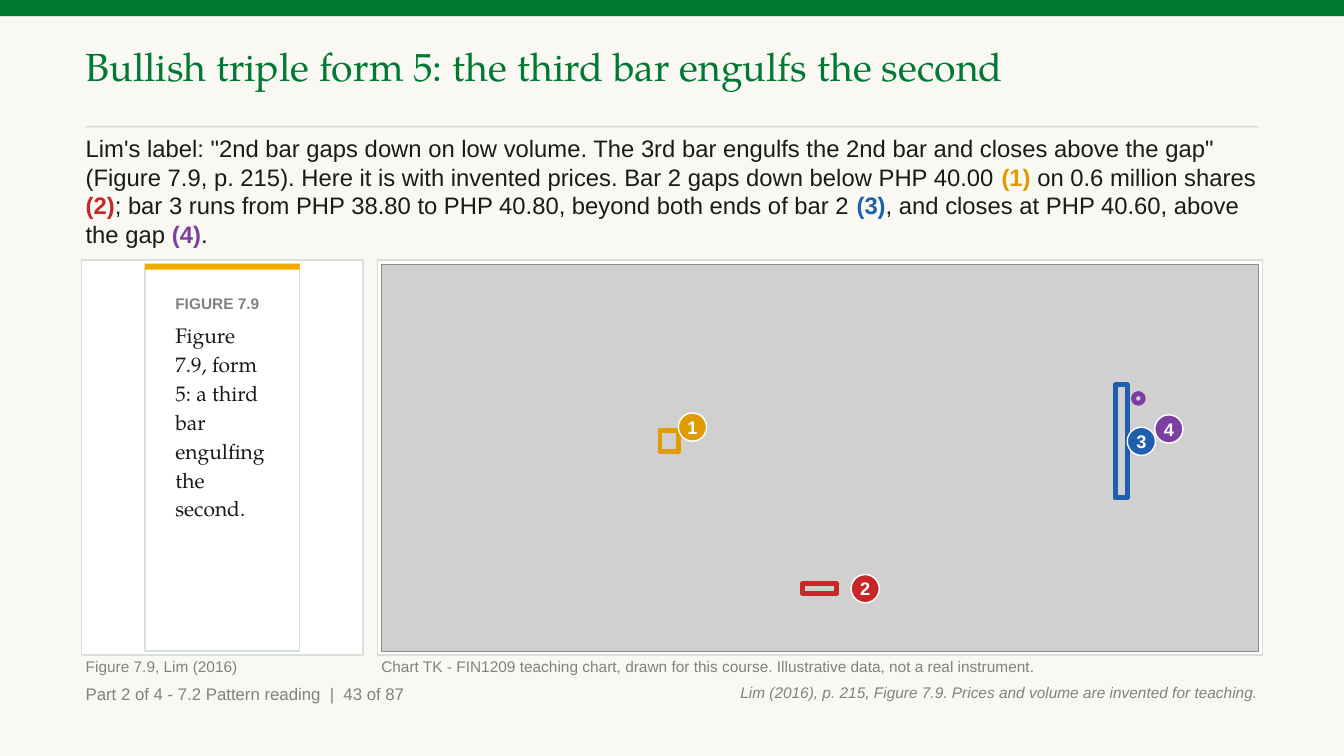
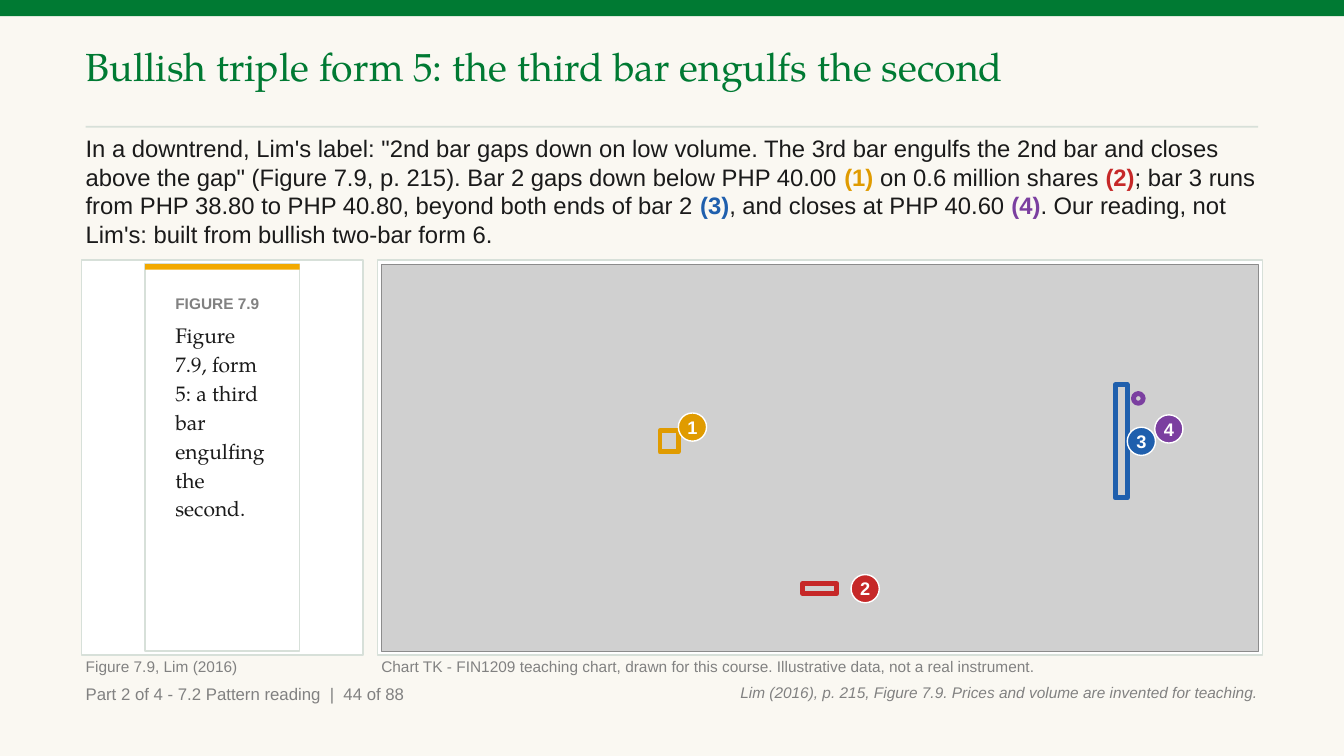
Before and after one commit to benjiesotelo-sudo/Telos_FIN1209, a slide deck: slide 90 of chapter-07/FIN1209-Chapter-07.pptx (slide 89 before the commit). Drawn at 1344x756 pixels with LibreOffice and Linux fonts; fonts in the diff are those of the drawing; grey boxes stand for pictures. Boxes give left, top, right and bottom in pixels: in the first picture for what was removed or moved away, otherwise in the second. Text is boxed around its words. In the diff, an @@ line names an element or a change of style, - is before the commit and + after.

```diff
--- a/chapter-07/FIN1209-Chapter-07.pptx
+++ b/chapter-07/FIN1209-Chapter-07.pptx
@@ text at <box>86,139,1255,244</box>: text changed @@
-Lim's label: "2nd bar gaps down on low volume. The 3rd bar engulfs the 2nd bar and closes above the gap" (Figure 7.9, p. 215). Here it is with invented prices. Bar 2 gaps down below PHP 40.00 (1) on 0.6 million shares (2); bar 3 runs from PHP 38.80 to PHP 40.80, beyond both ends of bar 2 (3), and closes at PHP 40.60, above the gap (4).
+In a downtrend, Lim's label: "2nd bar gaps down on low volume. The 3rd bar engulfs the 2nd bar and closes above the gap" (Figure 7.9, p. 215). Bar 2 gaps down below PHP 40.00 (1) on 0.6 million shares (2); bar 3 runs from PHP 38.80 to PHP 40.80, beyond both ends of bar 2 (3), and closes at PHP 40.60 (4). Our reading, not Lim's: built from bullish two-bar form 6.
@@ text at <box>86,688,404,704</box>: text changed @@
-Part 2 of 4 - 7.2 Pattern reading | 43 of 87
+Part 2 of 4 - 7.2 Pattern reading | 44 of 88
```
Also in this commit, not shown: 86 other slides changed, 1 slide added, 2 other files.
